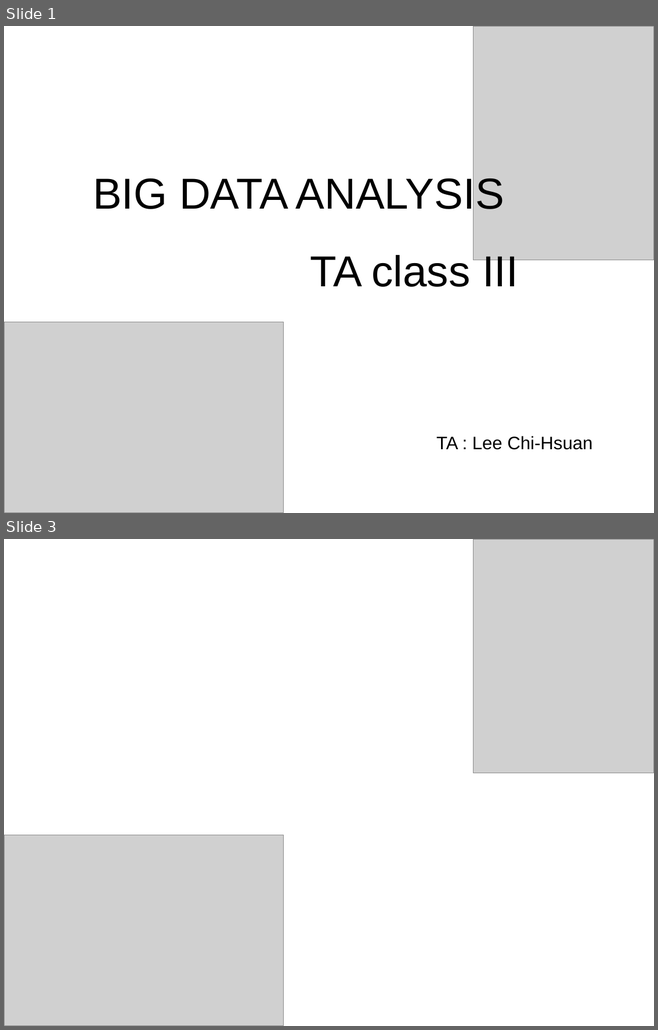
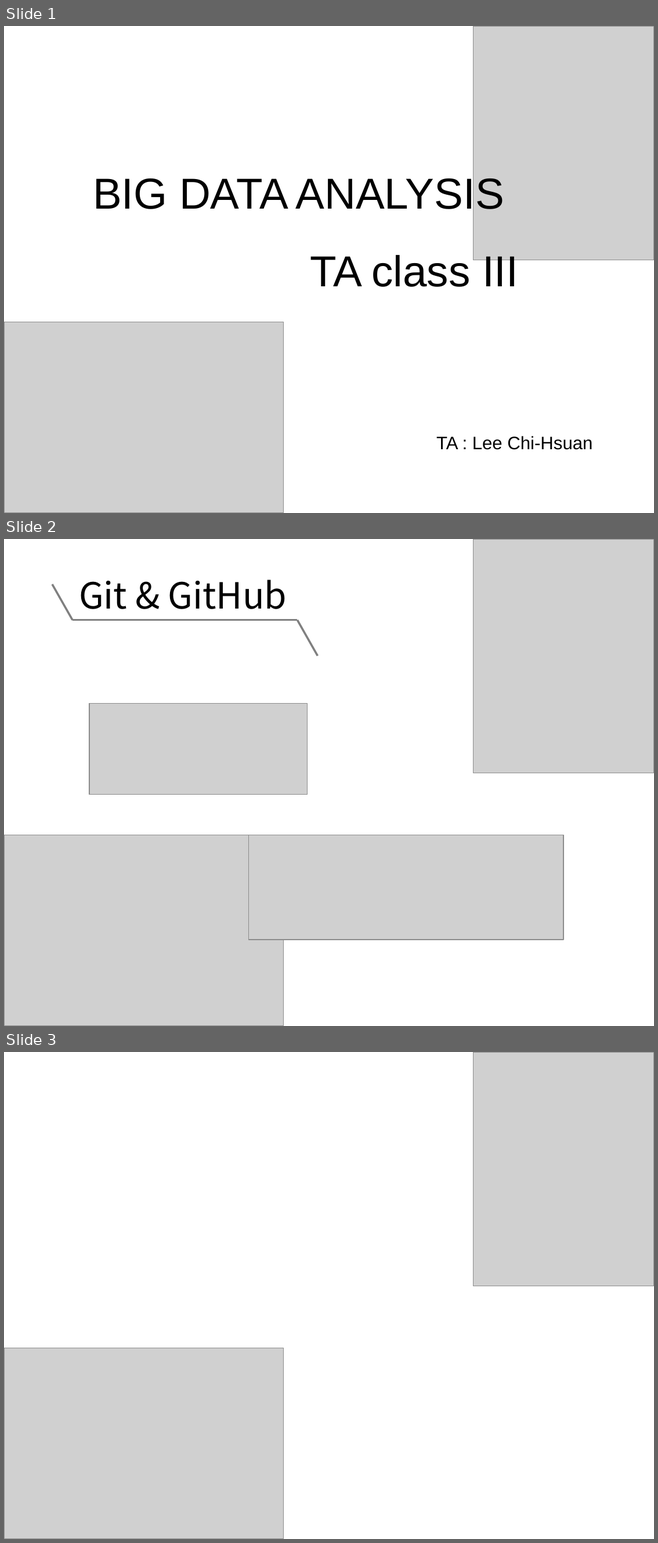
Before and after one commit to NCKU-BDA-2020/TA_Git_GitHub, a slide deck: TA_Class_III.pptx. Shown one above the other, each under a label of ours: slides 1 and 3 before the commit, slides 1, 2 and 3 after it; the slides between them are not shown. The pictures are 658x1030 and 658x1543 pixels, drawn with LibreOffice and Linux fonts; fonts in the diff are those of the drawing; grey boxes stand for pictures. Boxes give left, top, right and bottom in pixels: in the first picture for what was removed or moved away, otherwise in the second. Text is boxed around its words. In the diff, an @@ line names an element or a change of style, - is before the commit and + after.

```diff
--- a/TA_Class_III.pptx
+++ b/TA_Class_III.pptx
@@ slide 2 added at (4, 539, 654, 1026), background #FFFFFF @@
@@ picture added at (473, 539, 654, 773) @@
@@ line added from (52, 584) to (72, 620), #808080 2.25 pt @@
@@ text added at (79, 580, 286, 609), 40 pt, text #000000 @@
+Git & GitHub
@@ line added from (72, 620) to (297, 620), #808080 2.25 pt @@
@@ line added from (297, 620) to (317, 656), #808080 2.25 pt @@
@@ picture added at (89, 703, 307, 794) @@
@@ picture added at (4, 835, 284, 1026) @@
@@ picture added at (248, 835, 563, 940) @@
```
Also in this commit, not shown: 1 slide removed.
